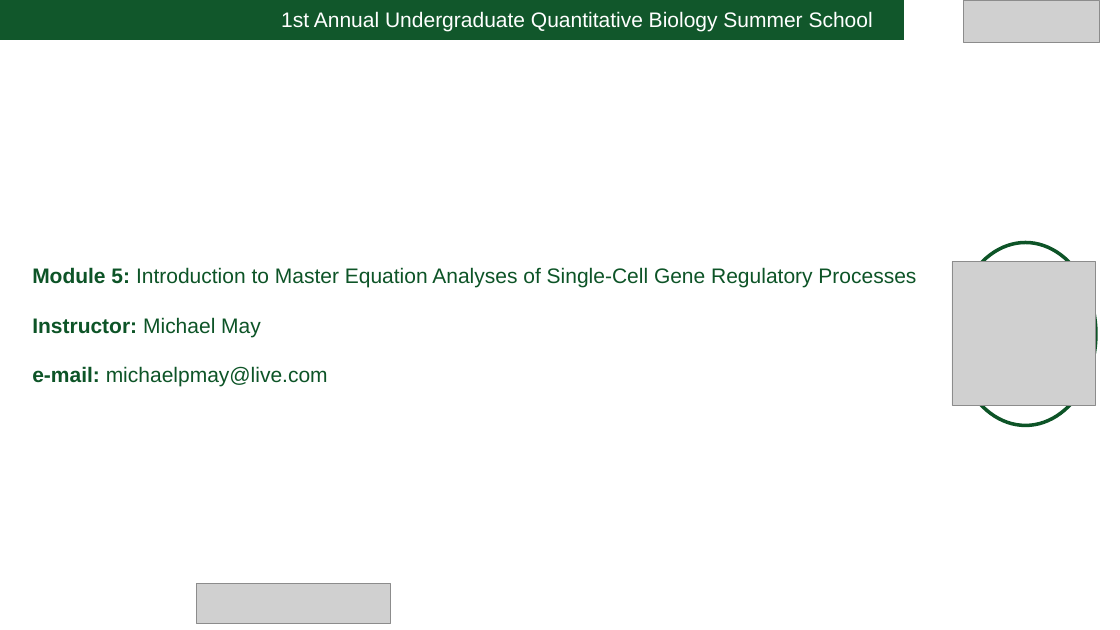
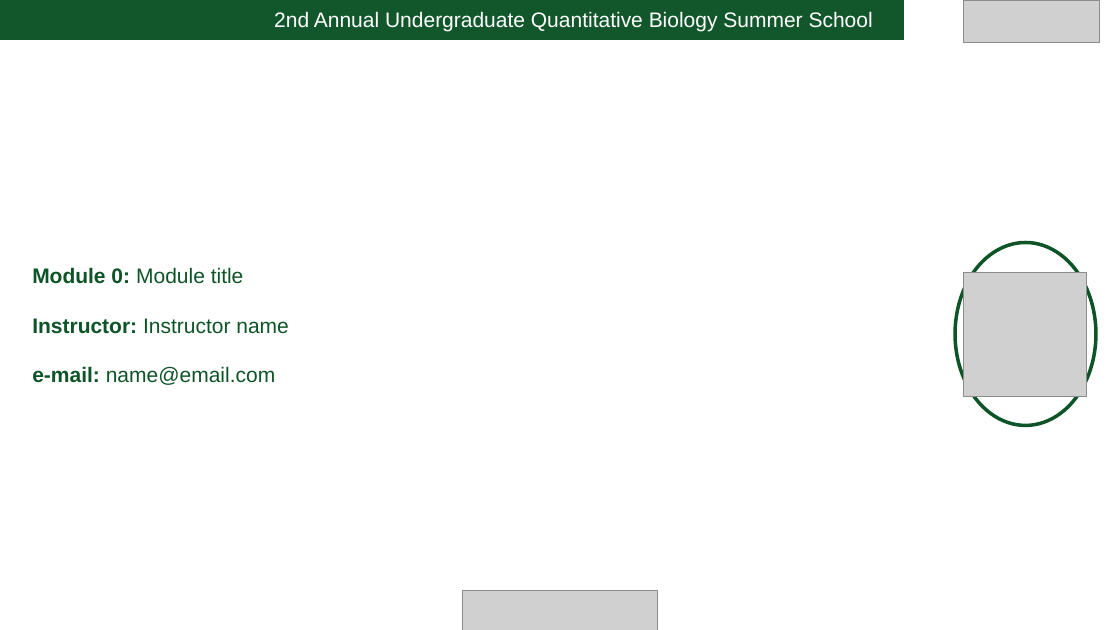
Before and after one commit to MunskyGroup/uqbio2022, a slide deck: slide 1 of templates/qbio_template.pptx (slide 6 before the commit). Drawn at 1120x630 pixels with LibreOffice and Linux fonts; fonts in the diff are those of the drawing; grey boxes stand for pictures. Boxes give left, top, right and bottom in pixels: in the first picture for what was removed or moved away, otherwise in the second. Text is boxed around its words. In the diff, an @@ line names an element or a change of style, - is before the commit and + after.

```diff
--- a/templates/qbio_template.pptx
+++ b/templates/qbio_template.pptx
@@ text at bbox=[274, 11, 873, 32]: text changed @@
-1st Annual Undergraduate Quantitative Biology Summer School
+2nd Annual Undergraduate Quantitative Biology Summer School
@@ text at bbox=[32, 267, 244, 284]: text changed @@
-Module 5: Introduction to Master Equation Analyses of Single-Cell Gene Regulatory Processes
+Module 0: Module title
@@ picture: place and size @@
-picture at bbox=[952, 261, 1096, 405]
+picture at bbox=[964, 273, 1087, 397]
@@ text at bbox=[32, 318, 289, 334]: text changed; bold off @@
-Instructor: Michael May
+Instructor: Instructor name
@@ text at bbox=[32, 366, 275, 385]: text changed @@
-e-mail: michaelpmay@live.com
+e-mail: name@email.com
@@ picture: place and size @@
-picture at bbox=[197, 584, 391, 623]
+picture at bbox=[463, 591, 657, 630]
```
Also in this commit, not shown: 3 other slides changed, 5 slides removed, 8 other files.
